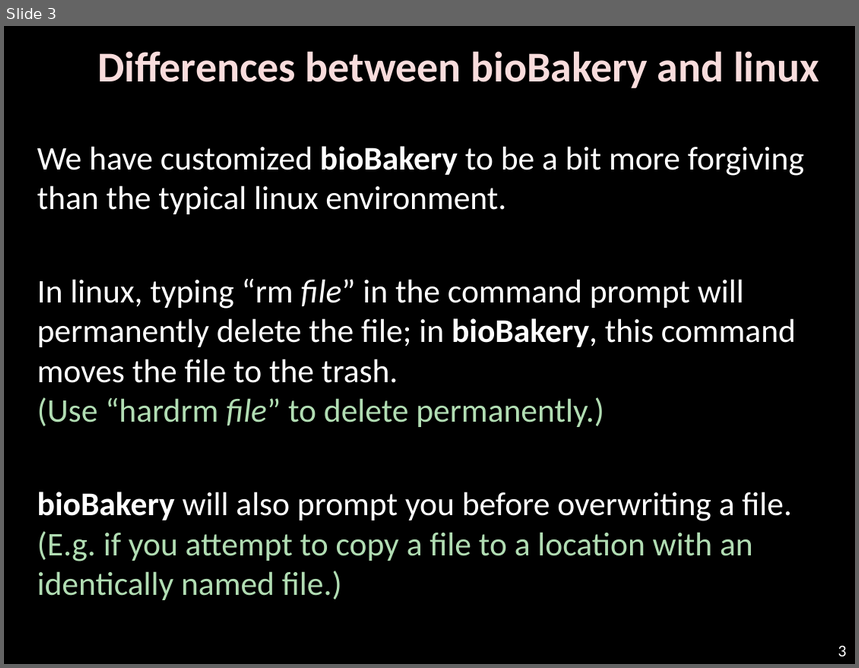
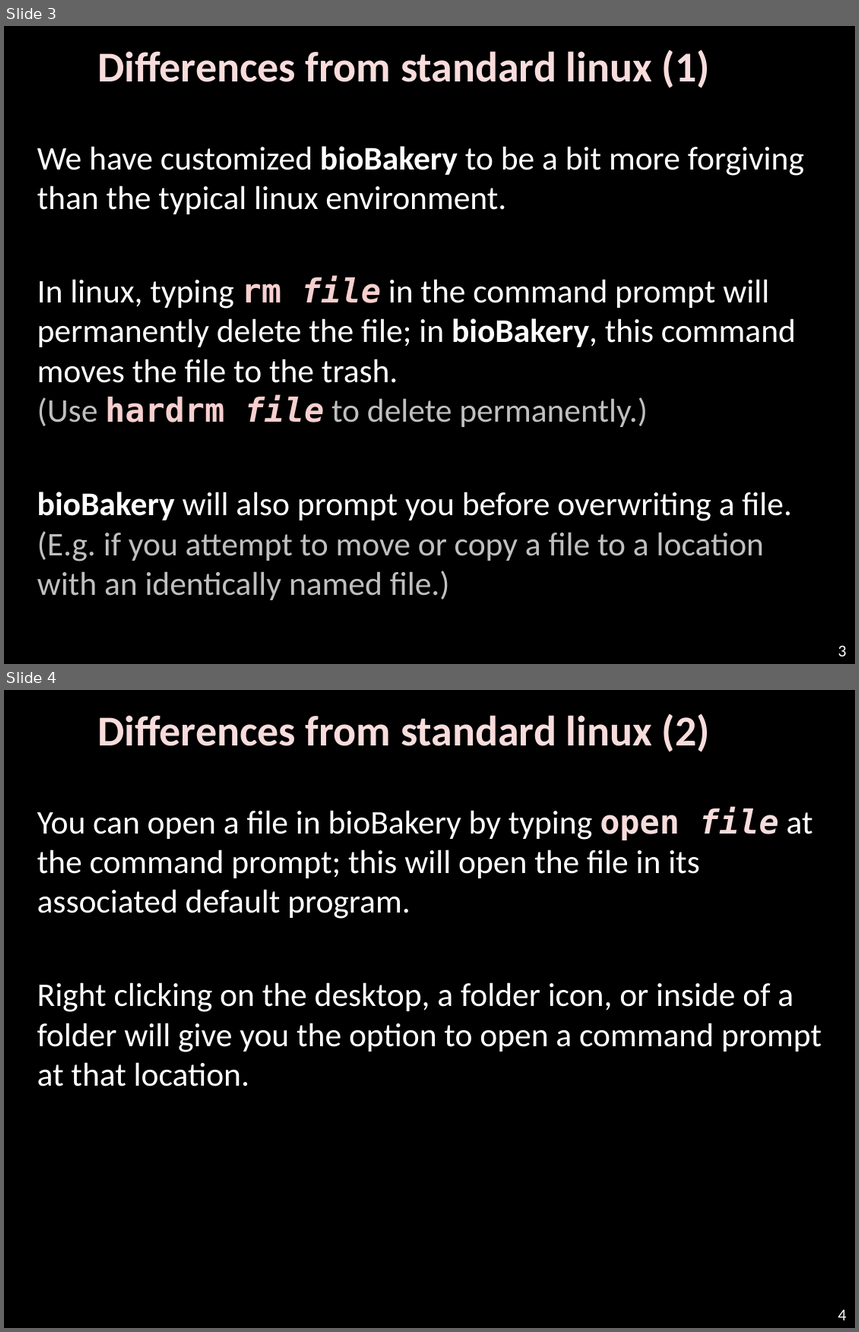
Before and after one commit to biobakery/biobakery, a slide deck: vagrant/biobakery-gui/WELCOME.pptx. Shown one above the other, each under a label of ours: slide 3 before the commit, slides 3 and 4 after it. The pictures are 859x668 and 859x1332 pixels, drawn with LibreOffice and Linux fonts; fonts in the diff are those of the drawing; background and template pictures are left out. Boxes give left, top, right and bottom in pixels: in the first picture for what was removed or moved away, otherwise in the second. Text is boxed around its words. In the diff, an @@ line names an element or a change of style, - is before the commit and + after.

```diff
--- a/vagrant/biobakery-gui/WELCOME.pptx
+++ b/vagrant/biobakery-gui/WELCOME.pptx
@@ slide 4 added at (4, 690, 855, 1328), background #000000 @@
@@ text added at (97, 714, 710, 752), 36 pt, text #F8DCDC, bold @@
+Differences from standard linux (2)
@@ text added at (37, 807, 822, 1087), 28 pt, text #FFFFFF @@
+You can open a file in bioBakery by typing open file at the command prompt; this will open the file in its associated default program.
+Right clicking on the desktop, a folder icon, or inside of a folder will give you the option to open a command prompt at that location.
@@ page number added at (838, 1310, 847, 1321), 14 pt, text #FFFFFF @@
+4
@@ slide 3 changed as well @@
@@ text at (97, 50, 710, 88): text changed @@
-Differences between bioBakery and linux
+Differences from standard linux (1)
@@ text at (37, 276, 796, 601): text changed @@
-In linux, typing “rm file” in the command prompt will permanently delete the file; in bioBakery, this command moves the file to the trash.
-(Use “hardrm file” to delete permanently.)
-bioBakery will also prompt you before overwriting a file. (E.g. if you attempt to copy a file to a location with an identically named file.)
+In linux, typing rm file in the command prompt will permanently delete the file; in bioBakery, this command moves the file to the trash.
+(Use hardrm file to delete permanently.)
+bioBakery will also prompt you before overwriting a file. (E.g. if you attempt to move or copy a file to a location with an identically named file.)
```
Also in this commit, not shown: 3 other slides changed, 3 other slides added, 3 slides removed, 1 other file.
